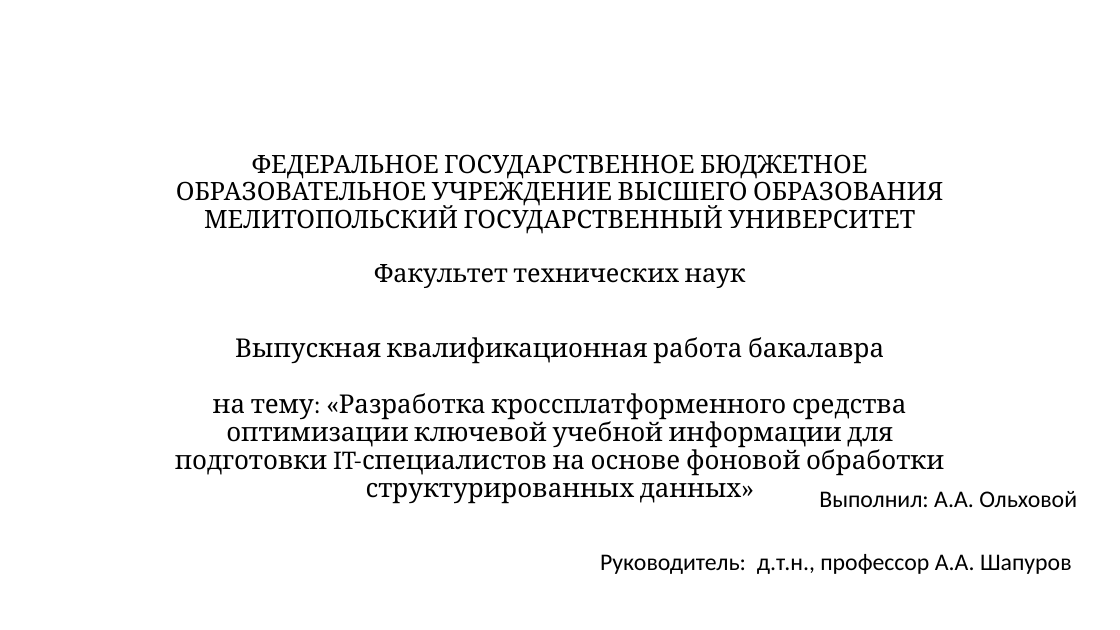
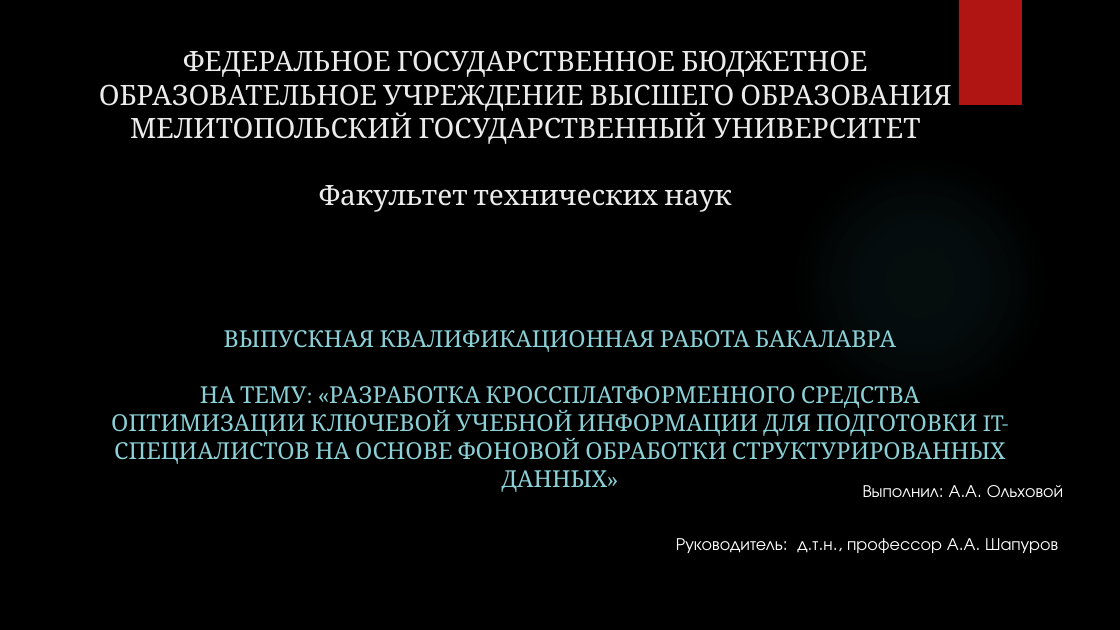
Before and after one commit to Ratilife/cheat_sheet5, a slide deck: slide 1 of docs/Диплом/Оригинал/Презинтация диплома.pptx. Drawn at 1120x630 pixels with LibreOffice and Linux fonts; fonts in the diff are those of the drawing; background and template pictures are left out. Boxes give left, top, right and bottom in pixels: in the first picture for what was removed or moved away, otherwise in the second. Text is boxed around its words. In the diff, an @@ line names an element or a change of style, - is before the commit and + after.

```diff
--- a/docs/Диплом/Оригинал/Презинтация диплома.pptx
+++ b/docs/Диплом/Оригинал/Презинтация диплома.pptx
@@ background #FFFFFF to picture (left out) @@
@@ rectangle added at (959, 0, 1022, 105), fill #B01513 @@
@@ title "ФЕДЕРАЛЬНОЕ ГОСУДАРСТВЕННОЕ БЮДЖЕТНОЕ ОБРАЗОВАТЕЛЬНОЕ УЧРЕЖД ...": place and size @@
-title "ФЕДЕРАЛЬНОЕ ГОСУДАРСТВЕННОЕ БЮДЖЕТНОЕ ОБРАЗОВАТЕЛЬНОЕ УЧРЕЖД ..." at (176, 154, 943, 288)
+title "ФЕДЕРАЛЬНОЕ ГОСУДАРСТВЕННОЕ БЮДЖЕТНОЕ ОБРАЗОВАТЕЛЬНОЕ УЧРЕЖД ..." at (99, 50, 951, 212)
@@ title "ФЕДЕРАЛЬНОЕ ГОСУДАРСТВЕННОЕ БЮДЖЕТНОЕ ОБРАЗОВАТЕЛЬНОЕ УЧРЕЖД ..." at (99, 50, 951, 212): size 21.6 to 24 pt, text colour #000000 to #EBEBEB; line spacing 0.9 to 1 @@
@@ ellipse added at (791, 154, 1049, 413), fill gradient #50B9C1 @@
@@ subtitle at (111, 330, 1009, 492): text changed; size 22.2 to 20 pt; text colour #000000 to #8AD0D6 @@
-Выпускная квалификационная работа бакалавра
-на тему: «Разработка кроссплатформенного средства оптимизации ключевой учебной информации для подготовки IT-специалистов на основе фоновой обработки структурированных данных»
+ВЫПУСКНАЯ КВАЛИФИКАЦИОННАЯ РАБОТА БАКАЛАВРА
+НА ТЕМУ: «РАЗРАБОТКА КРОССПЛАТФОРМЕННОГО СРЕДСТВА ОПТИМИЗАЦИИ КЛЮЧЕВОЙ УЧЕБНОЙ ИНФОРМАЦИИ ДЛЯ ПОДГОТОВКИ IT-СПЕЦИАЛИСТОВ НА ОСНОВЕ ФОНОВОЙ ОБРАБОТКИ СТРУКТУРИРОВАННЫХ ДАННЫХ»
@@ text "Выполнил: А.А. Ольховой": place and size @@
-text "Выполнил: А.А. Ольховой" at (600, 491, 1077, 574)
+text "Выполнил: А.А. Ольховой" at (676, 485, 1063, 553)
@@ text "Выполнил: А.А. Ольховой" at (676, 485, 1063, 553): size 20.4 to 15 pt, font Calibri to TeX Gyre Adventor, text colour #000000 to #FFFFFF @@
```
Also in this commit, not shown: 11 other slides changed, 6 slides added, 1 slide removed, 2 other files.
